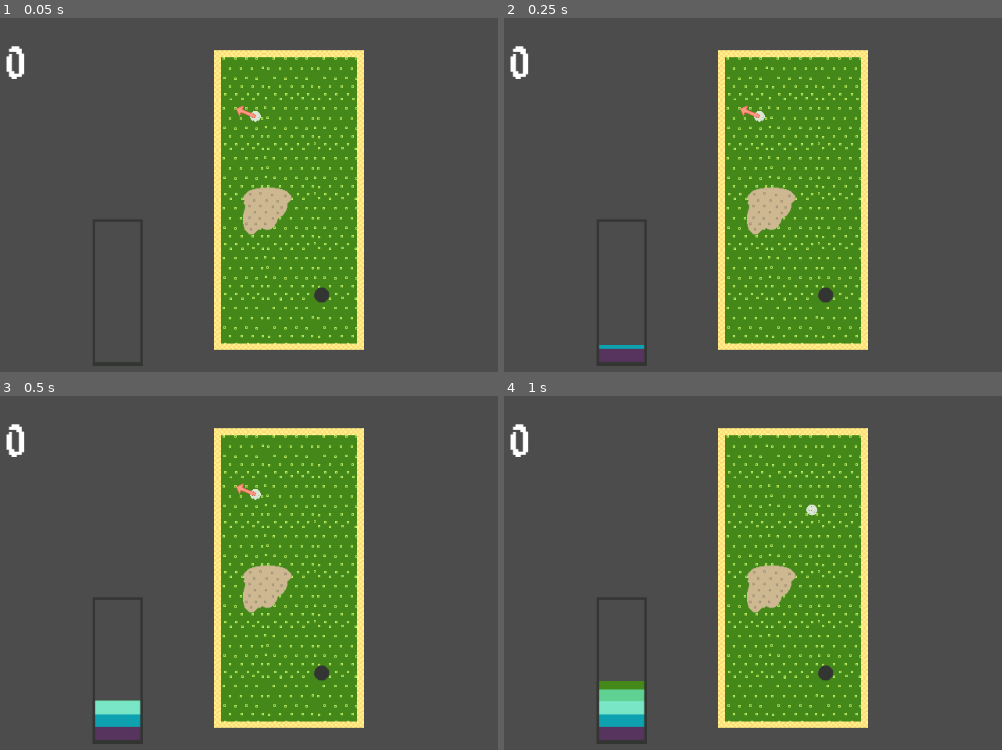
Above: before the commit, frames 1-4 (two rows, left to right).
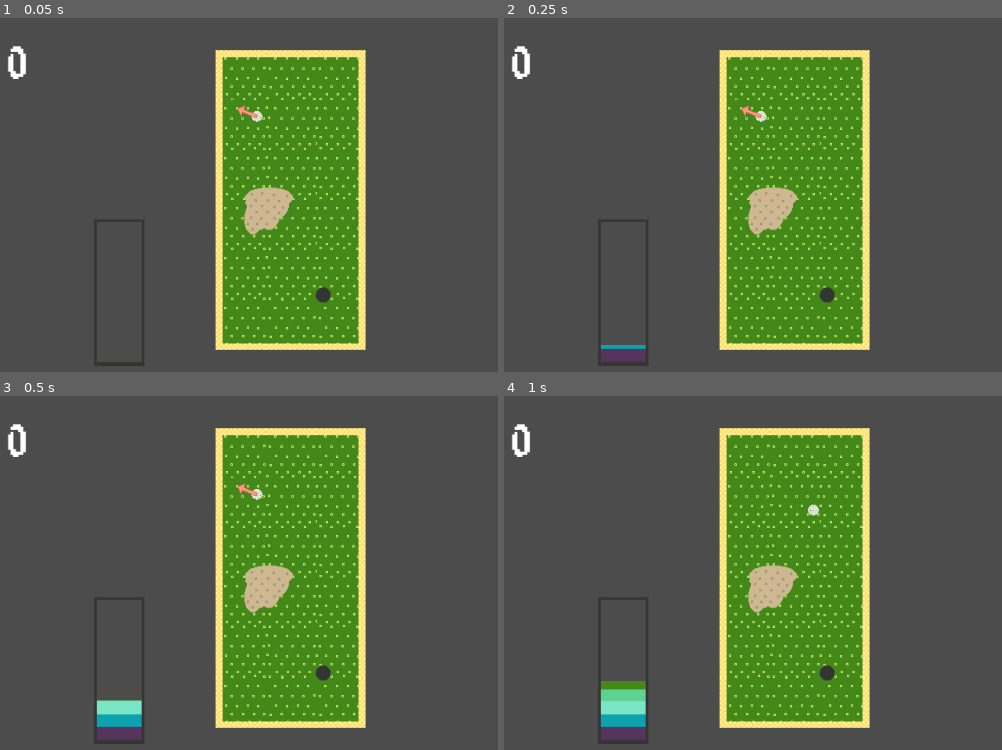
Above: after the commit, the same moments.

Repository: kenset/Par-One
Game: Godot game, scene res://PlayScene.tscn
Two runs of this game, one before a commit and one after it. Both use one fixed random seed, a clock stepped at 60 frames per second and the inputs below.
Inputs (mouse positions are in pixels of both pictures, inside the frame that each line leads up to):
- Up to frame 1 (0.05 s): no input
- Up to frame 2 (0.25 s): no input
- Up to frame 3 (0.5 s): no input
- Up to frame 4 (1 s): tap Enter at 0.5 s; move the mouse to (967, 555) at 0.52 s; tap Space at 0.6, 0.77 s

The runs differ from the first frame. In frame 1, 4.8% of the frame differs, in the area x 1-74%, y 7-99%; in frame 2, 4.8%; in frame 3, 4.9%; in frame 4, 4.9%.

Commit message:
Adds sound effect and screen shake when hitting a wall

Diff:
--- a/GolfBall.gd
+++ b/GolfBall.gd
@@ -10,6 +10,7 @@
 
 signal golf_ball_hit
 signal golf_ball_stopped
+signal screen_shake
 signal score_points
 
 func _ready():
@@ -44,6 +45,8 @@
 	self.apply_central_impulse((get_global_mouse_position() - self.global_position).normalized() * (power_level * POWER_MULTIPLIER))
 
 func _on_body_entered(body):
+	$Audio.play(0.0)
+	emit_signal("screen_shake", 1.0, 0.1)
 	emit_signal("score_points", WALL_POINTS)
 
 func _on_hole_in_one():
--- a/GolfBall.tscn
+++ b/GolfBall.tscn
@@ -6,6 +6,7 @@
 [ext_resource path="res://assets/golf_ball/golf_ball_anim_03.png" type="Texture" id=4]
 [ext_resource path="res://assets/golf_ball/golf_ball_anim_04.png" type="Texture" id=5]
 [ext_resource path="res://assets/arrow.png" type="Texture" id=6]
+[ext_resource path="res://assets/sound_effects/wall_hit.wav" type="AudioStream" id=7]
 
 [sub_resource type="PhysicsMaterial" id=1]
 bounce = 1.0
@@ -52,3 +53,6 @@
 scale = Vector2( 0.5, 0.5 )
 texture = ExtResource( 6 )
 offset = Vector2( 30.6231, 3.45085 )
+
+[node name="Audio" type="AudioStreamPlayer" parent="."]
+stream = ExtResource( 7 )
--- a/Hole.gd
+++ b/Hole.gd
@@ -14,4 +14,5 @@
 	emit_signal("score_points", 1000)
 
 func hole_in_one():
+	$Audio.play(0.0)
 	emit_signal("hole_in_one")
--- a/Hole.tscn
+++ b/Hole.tscn
@@ -1,7 +1,8 @@
-[gd_scene load_steps=4 format=2]
+[gd_scene load_steps=5 format=2]
 
 [ext_resource path="res://Hole.gd" type="Script" id=1]
 [ext_resource path="res://assets/course/hole.png" type="Texture" id=2]
+[ext_resource path="res://assets/sound_effects/hole_in_one.wav" type="AudioStream" id=3]
 
 [sub_resource type="CircleShape2D" id=1]
 
@@ -20,3 +21,6 @@
 scale = Vector2( 0.68, 0.68 )
 texture = ExtResource( 2 )
 offset = Vector2( -0.0697508, -2.58065 )
+
+[node name="Audio" type="AudioStreamPlayer" parent="."]
+stream = ExtResource( 3 )
--- a/PlayScene.gd
+++ b/PlayScene.gd
@@ -4,12 +4,14 @@
 signal reset_power_meter
 
 export(Array, PackedScene) var courses
+export var SHAKE_AMOUNT = 1.0
 
 var currentCourseNumber = 0
 var currentCourse: Node2D
 
 func _ready():
 	self.connect("reset_power_meter", $PowerMeter, "_on_reset_power_meter")
+	randomize()
 	loadCourse(currentCourseNumber)
 
 func _input(event):
@@ -39,6 +41,7 @@
 
 	golfBall.connect("golf_ball_hit", $PowerMeter, "_on_golf_ball_hit")
 	golfBall.connect("golf_ball_stopped", self, "_on_golf_ball_stopped")
+	golfBall.connect("screen_shake", $ScreenShake, "_on_screen_shake")
 	$PowerMeter.connect("power_level_selected", golfBall, "_on_power_level_selected")
 
 	$Timer/Timer.connect("timeout", self, "_on_timeout")
@@ -50,9 +53,6 @@
 	hole.connect("score_points", $HighScore, "_on_score_points")
 
 	currentCourse.find_node("GolfBall").add_to_group("golfBall")
-
-#func _process(delta):
-#	pass
 
 func _on_golf_ball_stopped():
 	calculate_score()
--- a/PlayScene.tscn
+++ b/PlayScene.tscn
@@ -13,6 +13,7 @@
 [ext_resource path="res://PowerMeter.tscn" type="PackedScene" id=11]
 [ext_resource path="res://Timer.tscn" type="PackedScene" id=12]
 [ext_resource path="res://HighScore.tscn" type="PackedScene" id=13]
+[ext_resource path="res://ScreenShake.tscn" type="PackedScene" id=14]
 
 [node name="PlayScene" type="Node2D" groups=[
 "golfBall",
@@ -32,3 +33,6 @@
 
 [node name="ScreenCenter" type="Node2D" parent="."]
 position = Vector2( 512, 300 )
+
+[node name="ScreenShake" parent="." instance=ExtResource( 14 )]
+position = Vector2( 510, 300 )
--- a/SandTrap.tscn
+++ b/SandTrap.tscn
@@ -2,7 +2,7 @@
 
 [ext_resource path="res://SandTrap.gd" type="Script" id=1]
 [ext_resource path="res://assets/course/sand_trap.png" type="Texture" id=2]
-[ext_resource path="res://assets/sound_effects/Sand Trap.wav" type="AudioStream" id=3]
+[ext_resource path="res://assets/sound_effects/sand_trap.wav" type="AudioStream" id=3]
 
 [sub_resource type="ConvexPolygonShape2D" id=1]
 points = PoolVector2Array( 41.12, -16.92, 18.42, 23.82, -20.84, 32.08, -21.86, -21.58, 20.16, -26.94 )
--- /dev/null
+++ b/ScreenShake.gd
@@ -0,0 +1,18 @@
+extends Node2D
+
+export var SHAKE_AMOUNT = 0.0
+
+func _ready():
+	$Timer.connect("timeout", self, "_on_timeout")
+	randomize()
+
+func _process(delta):
+	$Camera2D.set_offset(Vector2(rand_range(-1.0, 1.0) * SHAKE_AMOUNT,
+		rand_range(-1.0, 1.0) * SHAKE_AMOUNT))
+
+func _on_screen_shake(amount, duration):
+	$Timer.start(duration)
+	SHAKE_AMOUNT = amount
+
+func _on_timeout():
+	SHAKE_AMOUNT = 0.0
--- /dev/null
+++ b/ScreenShake.tscn
@@ -0,0 +1,11 @@
+[gd_scene load_steps=2 format=2]
+
+[ext_resource path="res://ScreenShake.gd" type="Script" id=1]
+
+[node name="ScreenShake" type="Node2D"]
+script = ExtResource( 1 )
+
+[node name="Camera2D" type="Camera2D" parent="."]
+current = true
+
+[node name="Timer" type="Timer" parent="."]
Not shown: 1 places in GolfBall.tscn that only renumber resources
Not shown: 1 places in PlayScene.tscn that only renumber resources
Not shown, added: assets/sound_effects/hole_in_one.wav.import
Not shown, changed: assets/sound_effects/sand_trap.wav.import
Not shown, added: assets/sound_effects/wall_hit.wav.import
Not shown, added: assets/sound_effects/hole_in_one.wav
Not shown, added: assets/sound_effects/sand_trap.wav
Not shown, added: assets/sound_effects/wall_hit.wav
